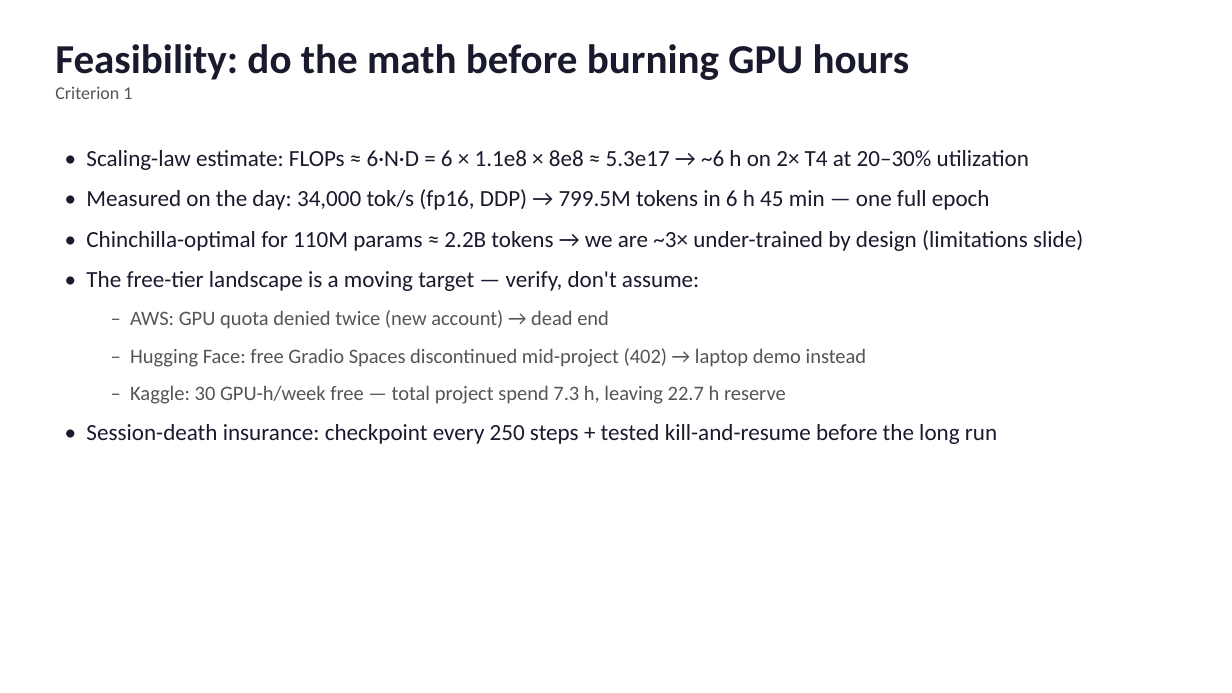
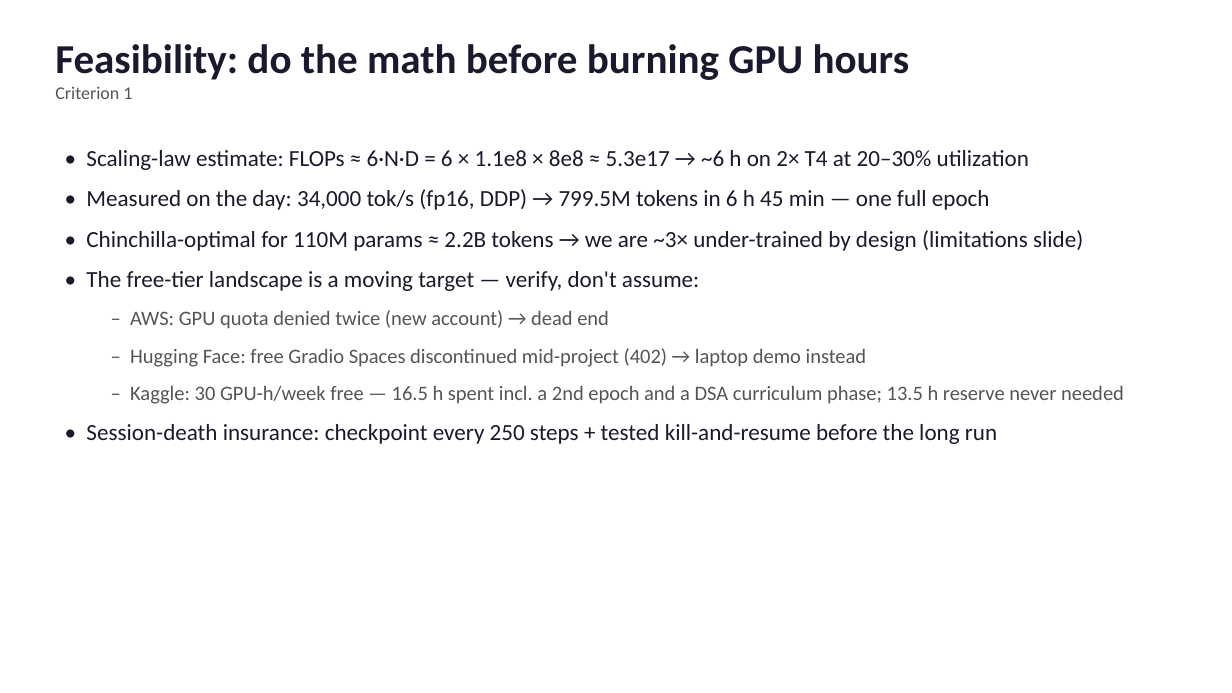
Before and after one commit to Rehan123-bash/pygpt, a slide deck: slide 4 of slides/pygpt_slides.pptx. Drawn at 1232x693 pixels with LibreOffice and Linux fonts; fonts in the diff are those of the drawing. Boxes give left, top, right and bottom in pixels: in the first picture for what was removed or moved away, otherwise in the second. Text is boxed around its words. In the diff, an @@ line names an element or a change of style, - is before the commit and + after.

```diff
--- a/slides/pygpt_slides.pptx
+++ b/slides/pygpt_slides.pptx
@@ text at bbox=[130, 385, 1124, 404]: text changed @@
-  – Kaggle: 30 GPU-h/week free — total project spend 7.3 h, leaving 22.7 h reserve
+  – Kaggle: 30 GPU-h/week free — 16.5 h spent incl. a 2nd epoch and a DSA curriculum phase; 13.5 h reserve never needed
```
Also in this commit, not shown: 3 other slides changed, 6 other files.
